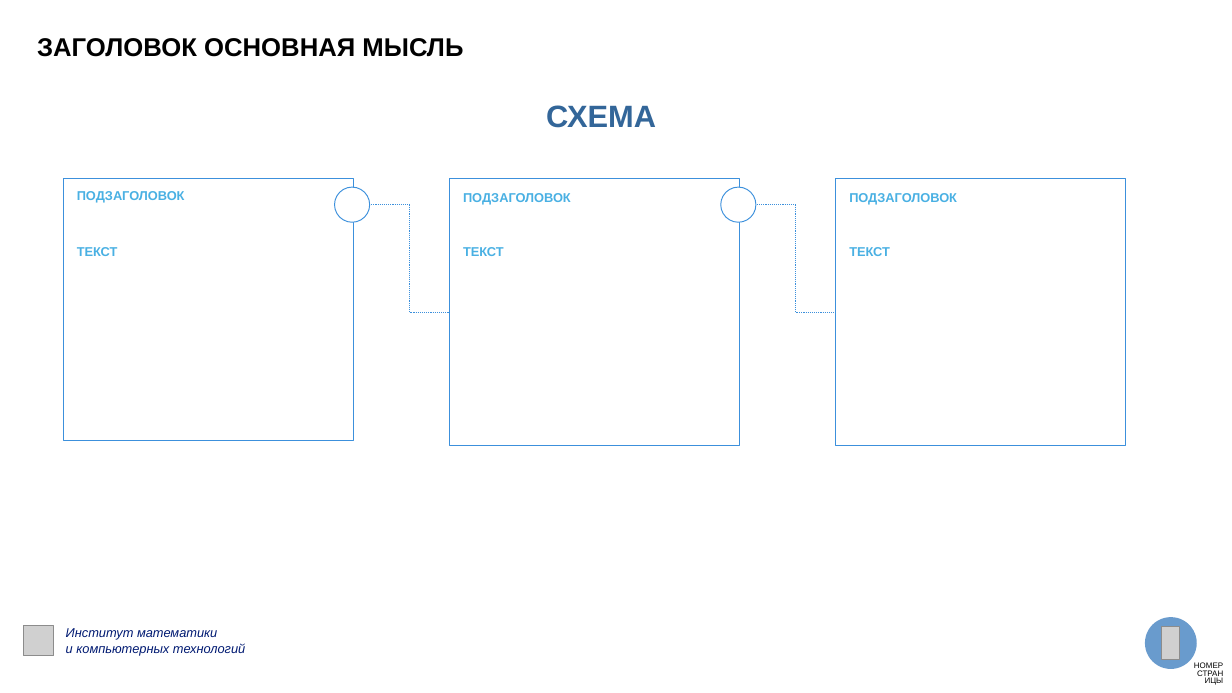
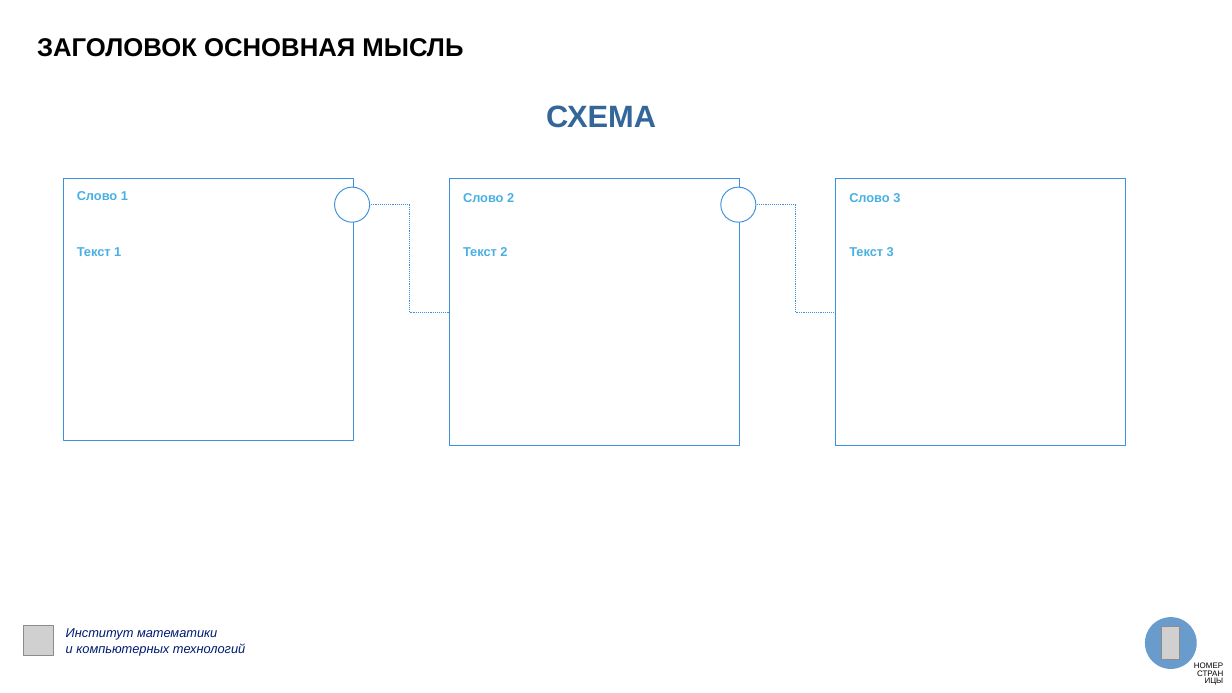
Before and after one commit to Y-uri-K/presentations_AI, a slide deck: slide 13 of backend/app/assets/dvfu_template.pptx. Drawn at 1232x693 pixels with LibreOffice and Linux fonts; fonts in the diff are those of the drawing; grey boxes stand for pictures. Boxes give left, top, right and bottom in pixels: in the first picture for what was removed or moved away, otherwise in the second. Text is boxed around its words. In the diff, an @@ line names an element or a change of style, - is before the commit and + after.

```diff
--- a/backend/app/assets/dvfu_template.pptx
+++ b/backend/app/assets/dvfu_template.pptx
@@ text at (x1=77, y1=191, x2=128, y2=200): text changed @@
-ПОДЗАГОЛОВОК
+Слово 1
@@ text at (x1=463, y1=193, x2=514, y2=202): text changed @@
-ПОДЗАГОЛОВОК
+Слово 2
@@ text at (x1=849, y1=193, x2=900, y2=202): text changed @@
-ПОДЗАГОЛОВОК
+Слово 3
@@ text at (x1=77, y1=247, x2=121, y2=256): text changed @@
-ТЕКСТ
+Текст 1
@@ text at (x1=463, y1=247, x2=507, y2=256): text changed @@
-ТЕКСТ
+Текст 2
@@ text at (x1=849, y1=247, x2=894, y2=256): text changed @@
-ТЕКСТ
+Текст 3
```
Also in this commit, not shown: 11 other slides changed, 2 other files.
